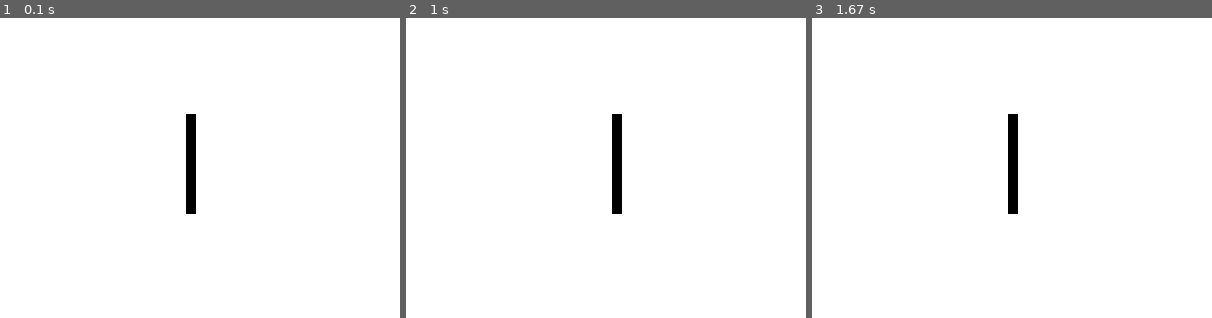
Above: before the commit, frames 1-3 (left to right).
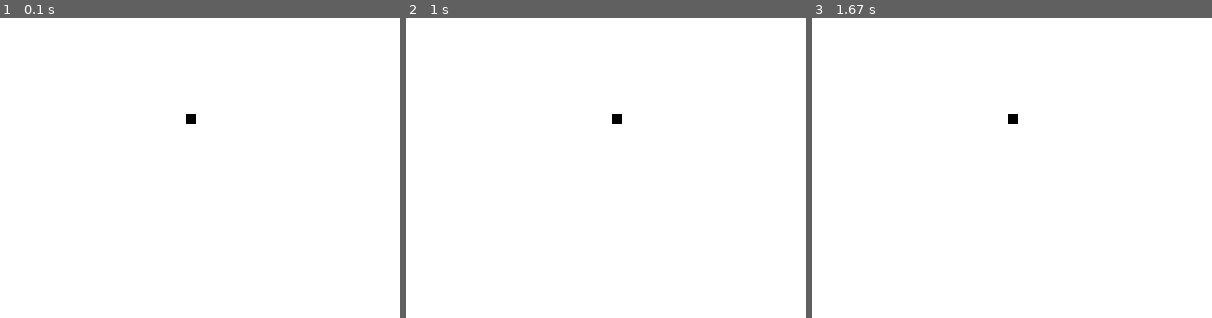
Above: after the commit, the same moments.

Repository: jorgii/pygametut
Game: pygame game, started from pygametut.py
Two runs of this game, one before a commit and one after it. Both use one fixed random seed, a clock stepped at 60 frames per second and the inputs below.
Inputs:
- Up to frame 1 (0.1 s): no input
- Up to frame 2 (1 s): hold Right 0.33-0.8 s; hold Right from 0.83 s (still down)
- Up to frame 3 (1.67 s): release Right at 1.3 s; hold Left from 1.33 s (still down)
The pictures show only the part of the screen within x 14-64%, y 34-84%; the shares and areas given below are measured in that part.

The runs differ from the first frame. In frame 1, 0.8% of the frame differs, in the area x 46-49%, y 35-66%; in frame 2, 0.8%; in frame 3, 0.8%.

Commit message:
make the snake 10 pixels high

Diff:
--- a/pygametut.py
+++ b/pygametut.py
@@ -24,7 +24,7 @@
             if event.key == pygame.K_RIGHT:
                 lead_x += 10
     game_display.fill(white)
-    pygame.draw.rect(game_display, black, [lead_x, lead_y, 10, 100])
+    pygame.draw.rect(game_display, black, [lead_x, lead_y, 10, 10])
 
     pygame.display.update()
 pygame.quit()
